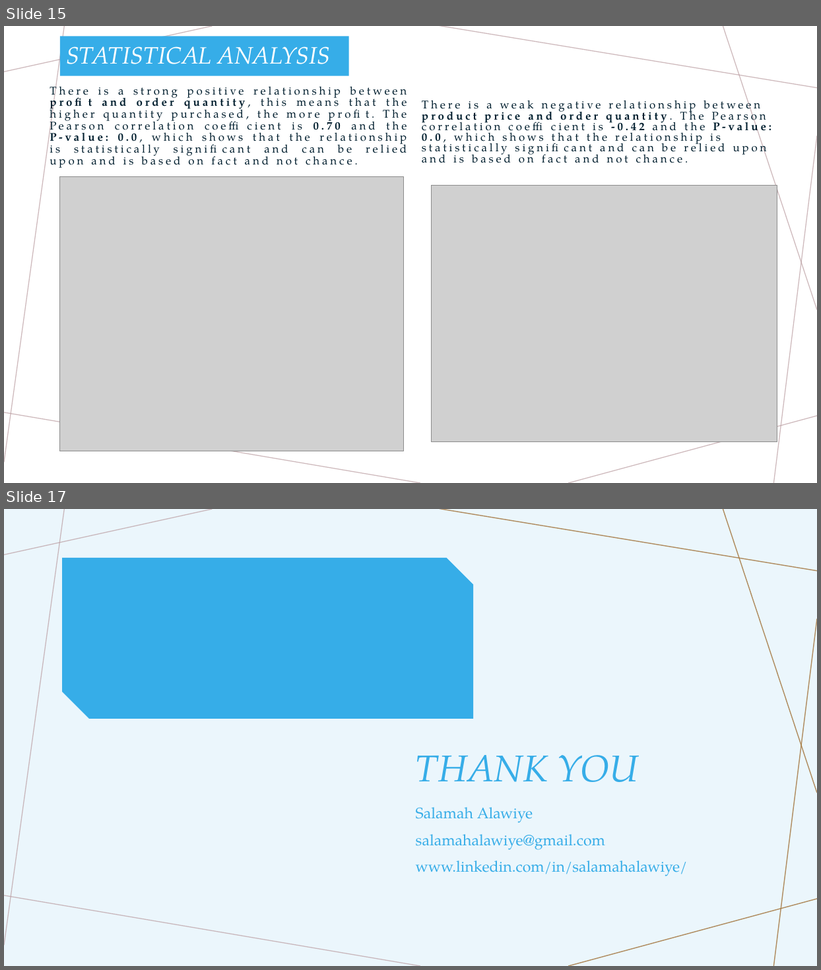
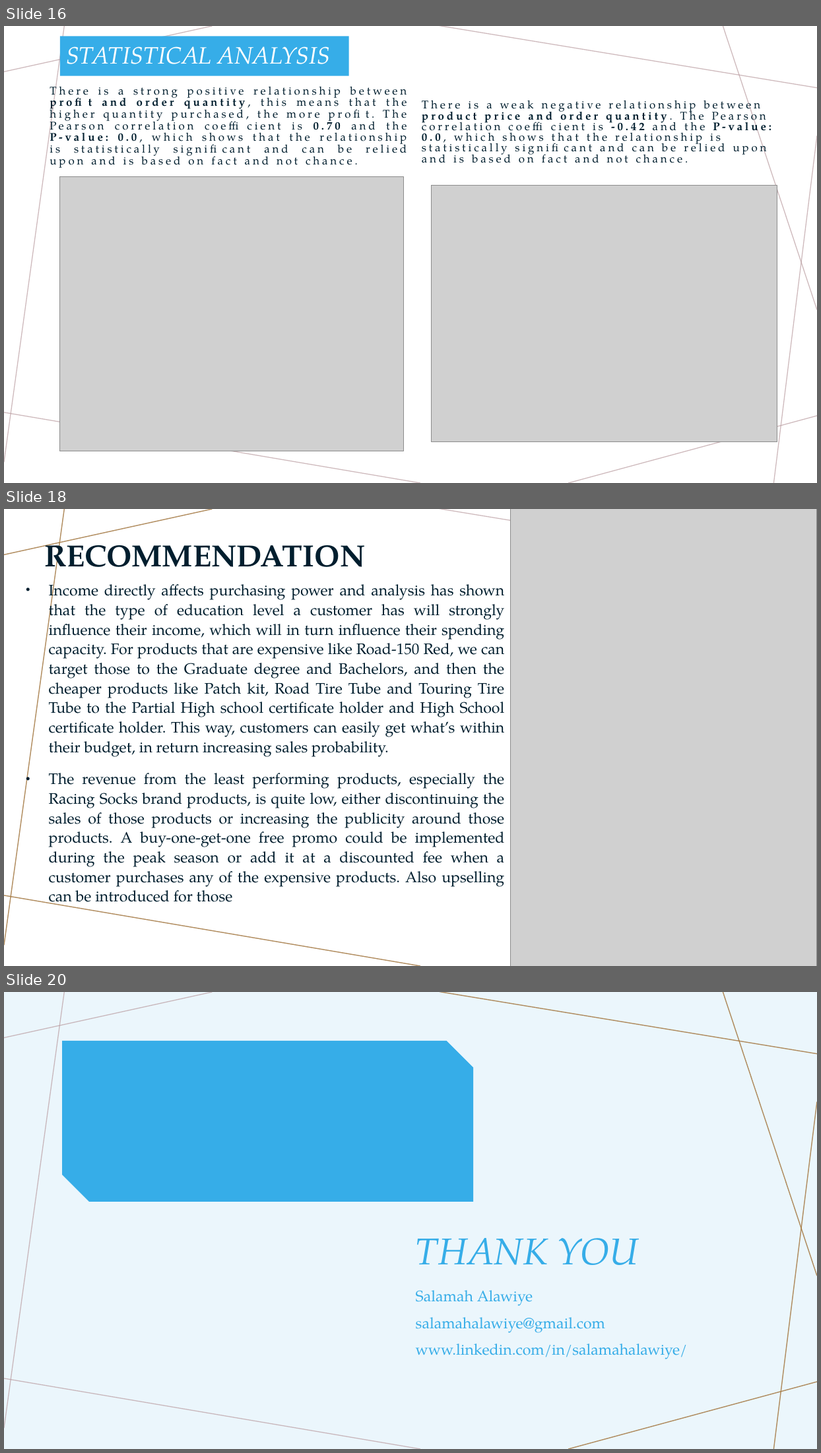
Before and after one commit to salamahalawiye/AdventureWorks, a slide deck: ADVENTUREWORKS SALES ANALYSIS.pptx. Shown one above the other, each under a label of ours: slides 15 and 17 before the commit, slides 16, 18 and 20 after it; the slides between them are not shown. The pictures are 821x970 and 821x1453 pixels, drawn with LibreOffice and Linux fonts; fonts in the diff are those of the drawing; grey boxes stand for pictures. Boxes give left, top, right and bottom in pixels: in the first picture for what was removed or moved away, otherwise in the second. Text is boxed around its words. In the diff, an @@ line names an element or a change of style, - is before the commit and + after.

```diff
--- a/ADVENTUREWORKS SALES ANALYSIS.pptx
+++ b/ADVENTUREWORKS SALES ANALYSIS.pptx
@@ slide 18 added at [4, 509, 817, 966], background #FFFFFF; not listed: 7 template elements that a slide beside it also shows @@
@@ line added from (212, 509) to (4, 555), #A57931 1 pt @@
@@ line added from (64, 509) to (4, 946), #A57931 1 pt @@
@@ picture added at [511, 509, 817, 966] @@
@@ title added at [44, 535, 365, 578], 36 pt, text #001E2E, bold @@
+RECOMMENDATION
@@ text added at [49, 580, 505, 908], 18 pt, text #001E2E @@
+• Income directly affects purchasing power and analysis has shown that the type of education level a customer has will strongly influence their income, which will in turn influence their spending capacity. For products that are expensive like Road-150 Red, we can target those to the Graduate degree and Bachelors, and then the cheaper products like Patch kit, Road Tire Tube and Touring Tire Tube to the Partial High school certificate holder and High School certificate holder. This way, customers can easily get what’s within their budget, in return increasing sales probability.
+• The revenue from the least performing products, especially the Racing Socks brand products, is quite low, either discontinuing the sales of those products or increasing the publicity around those products. A buy-one-get-one free promo could be implemented during the peak season or add it at a discounted fee when a customer purchases any of the expensive products. Also upselling can be introduced for those
@@ line added from (420, 966) to (4, 895), #A57931 1 pt @@
@@ what was slide 15 is now slide 16 @@
@@ what was slide 17 is now slide 20 @@
```
Also in this commit, not shown: 3 slides changed, 2 other slides added.
